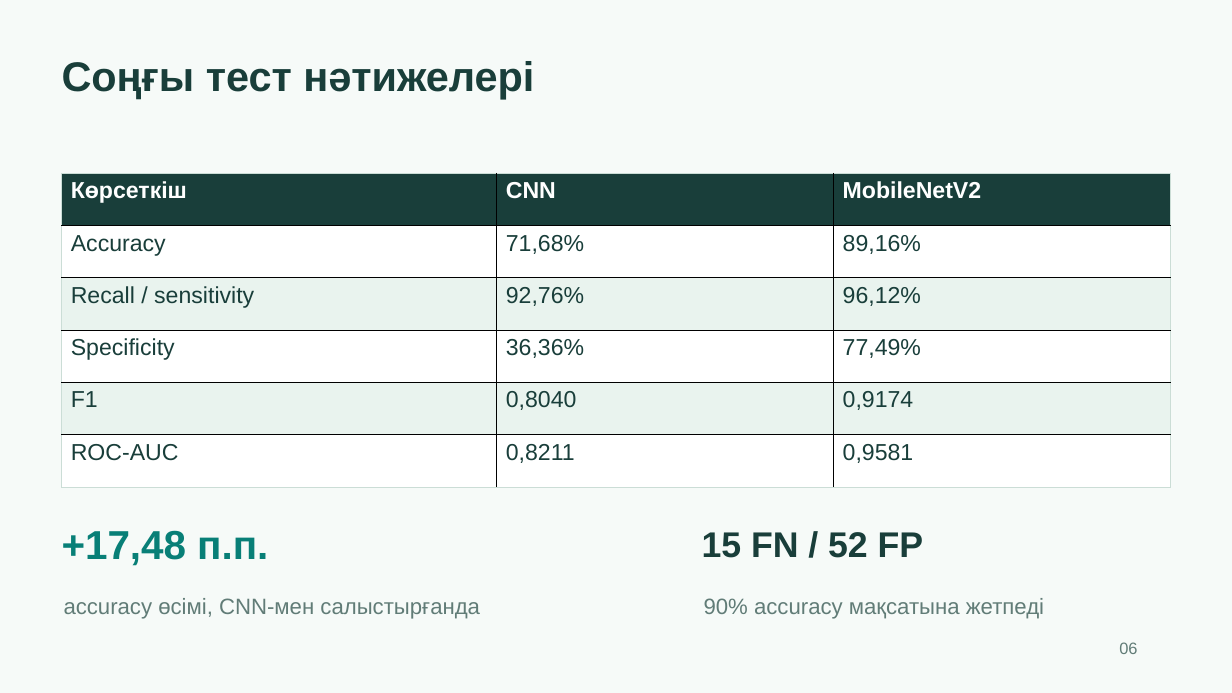
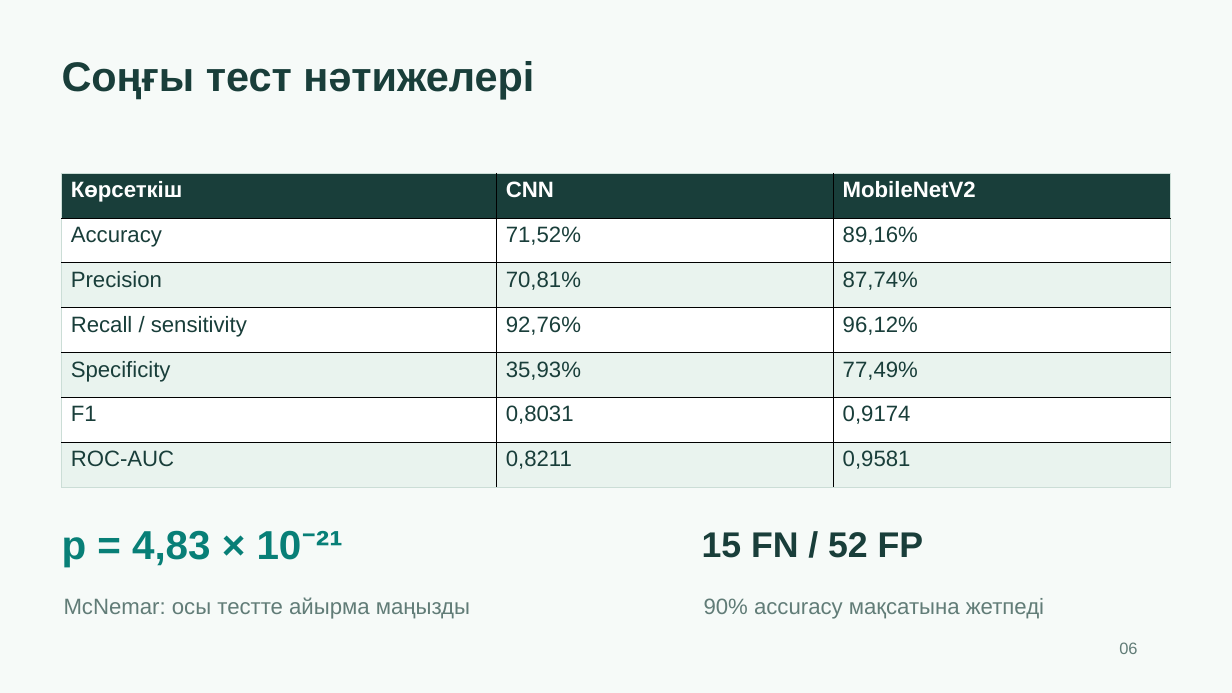
Before and after one commit to 5kairosh/Tynys, a slide deck: slide 6 of presentation/tynys_project_10slides_kz.pptx. Drawn at 1232x693 pixels with LibreOffice and Linux fonts; fonts in the diff are those of the drawing. Boxes give left, top, right and bottom in pixels: in the first picture for what was removed or moved away, otherwise in the second. Text is boxed around its words. In the diff, an @@ line names an element or a change of style, - is before the commit and + after.

```diff
--- a/presentation/tynys_project_10slides_kz.pptx
+++ b/presentation/tynys_project_10slides_kz.pptx
@@ table at (x1=62, y1=174, x2=1172, y2=540) @@
-row 2: Accuracy | 71,68% | 89,16%
+row 2: Accuracy | 71,52% | 89,16%
+row 3: Precision | 70,81% | 87,74%
-row 5, column 2: 36,36%
+row 5, column 2: 35,93%
-row 6, column 2: 0,8040
+row 6, column 2: 0,8031
@@ text at (x1=62, y1=530, x2=343, y2=567): text changed @@
-+17,48 п.п.
+p = 4,83 × 10⁻²¹
@@ text at (x1=64, y1=597, x2=470, y2=619): text changed @@
-accuracy өсімі, CNN-мен салыстырғанда
+McNemar: осы тестте айырма маңызды
```
Also in this commit, not shown: 4 other slides changed, 2 slides added, 31 other files.
